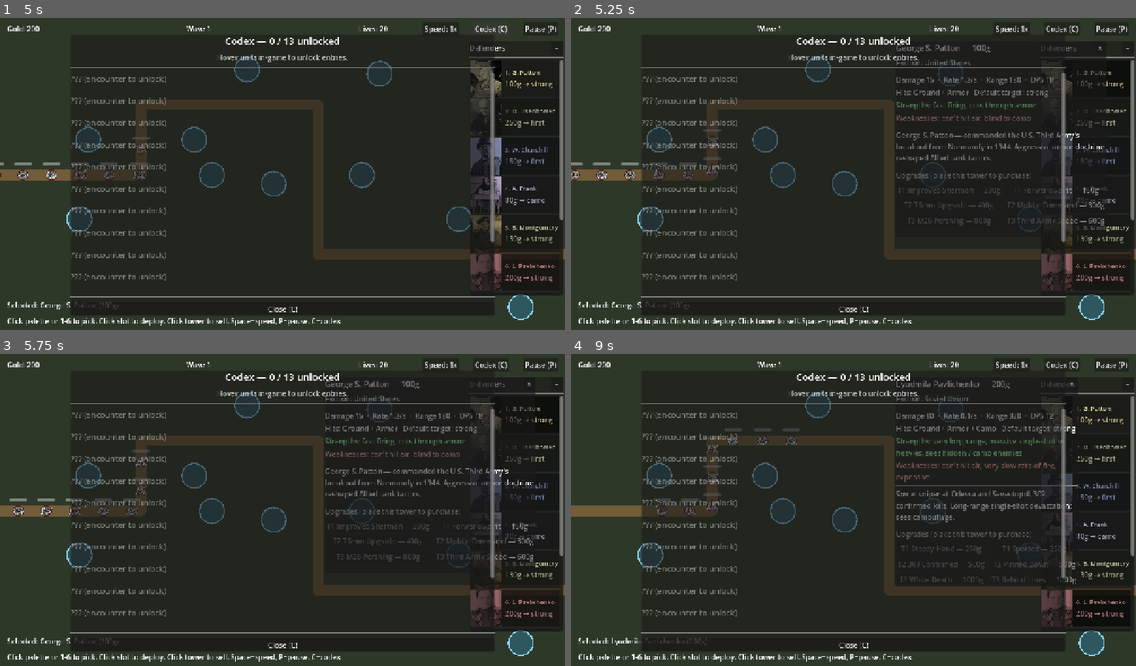
Above: before the commit, frames 1-4 (two rows, left to right).
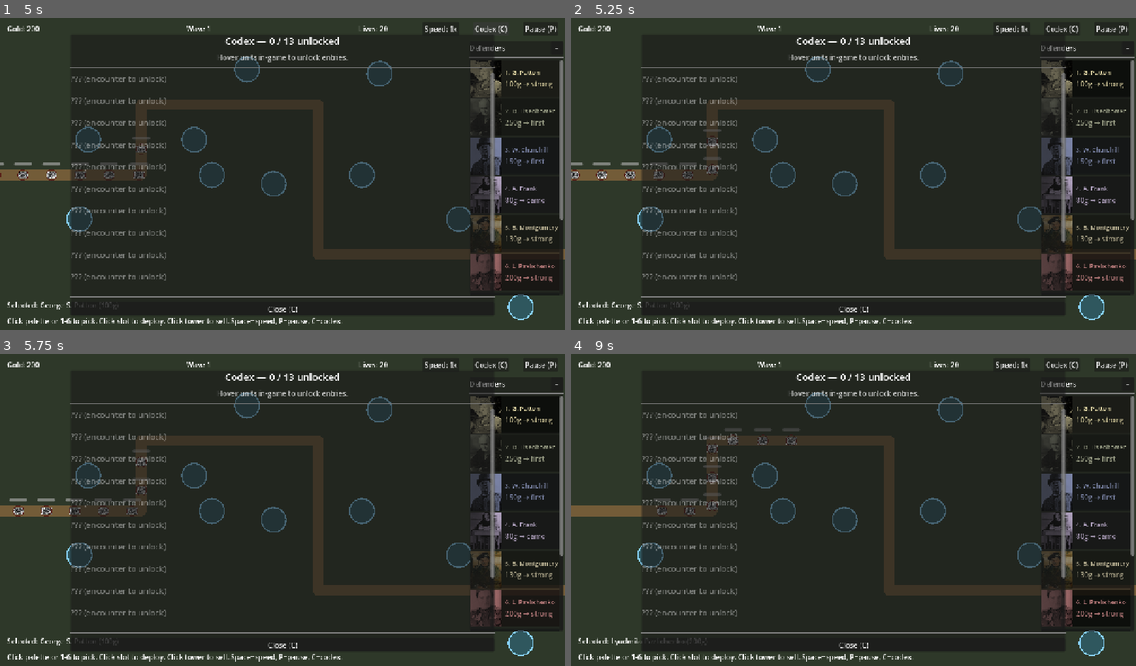
Above: after the commit, the same moments.

Repository: Josh-Buck/wwii-td
Game: Godot game, scene res://scenes/main/Main.tscn
The game is run twice, just before and just after one commit, with the same random seed, the same clock (stepped at 60 frames per second) and the same inputs.
Inputs (mouse positions are in pixels of both pictures, inside the frame that each line leads up to):
- Up to frame 1 (5 s): click "−" at 0.5 s; click "◂" at 1.25 s; click "Speed: 1x" at 2 s; click "Speed: 2x" at 2.75 s; click "Speed: 4x" at 3.5 s; click "Codex (C)" at 4.25 s
- Up to frame 2 (5.25 s): click (1085, 77) at 5.02 s
- Up to frame 3 (5.75 s): no input
- Up to frame 4 (9 s): click (1085, 453) at 5.77 s; click (1085, 491) at 6.52 s; click (1085, 531) at 7.27 s; click (1085, 569) at 8.02 s; click (1085, 609) at 8.77 s

Frame 1 is identical in both runs. In frame 2, 3.3% of the frame differs, in the area x 57-95%, y 8-71%; in frame 3, 3.3%; in frame 4, 3.6%, in the area x 57-90%, y 8-75%.

Commit message:
fix sidebar UX: card click only selects, info panel reserved for placed towers

Diff:
--- a/scenes/ui/HUD.gd
+++ b/scenes/ui/HUD.gd
@@ -173,7 +173,8 @@
 	btn.text = ""  ## text rendered by inner Label so layout is precise
 	btn.modulate = stats.color.lerp(Color.WHITE, 0.4)
 	btn.pressed.connect(_on_palette_btn_pressed.bind(idx))
-	btn.pressed.connect(_show_defender_info.bind(stats))
+	# Sidebar click only selects for placement; the detailed info panel is
+	# reserved for placed towers (where the upgrade grid is interactive).
 
 	var hbox := HBoxContainer.new()
 	hbox.mouse_filter = Control.MOUSE_FILTER_IGNORE
@@ -380,6 +381,10 @@
 	_sidebar_collapsed = not _sidebar_collapsed
 	sidebar.visible = not _sidebar_collapsed
 	sidebar_tab.visible = _sidebar_collapsed
+	# When sidebar collapses, also dismiss the detailed info panel so the
+	# screen isn't cluttered.
+	if _sidebar_collapsed:
+		_hide_defender_info()
 
 func _refresh_wave_preview_from_signal(_t: Node) -> void:
 	_refresh_wave_preview()
